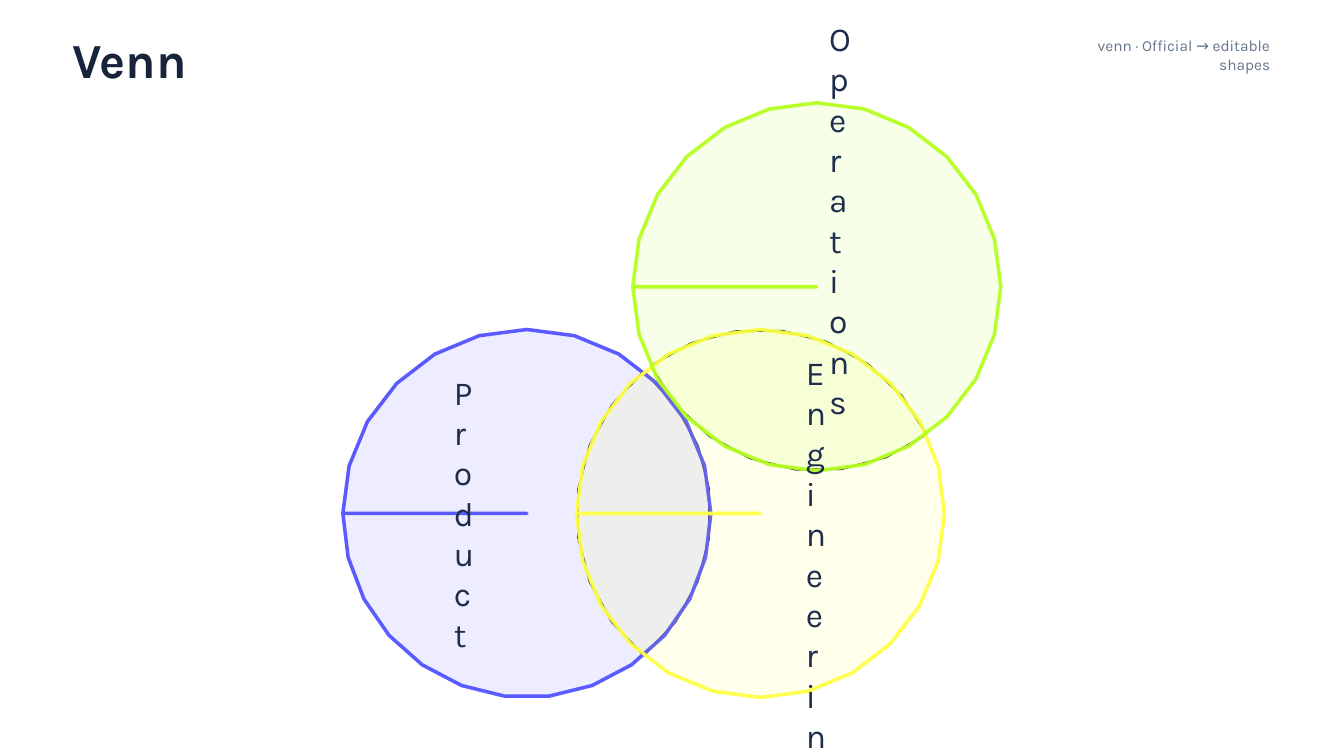
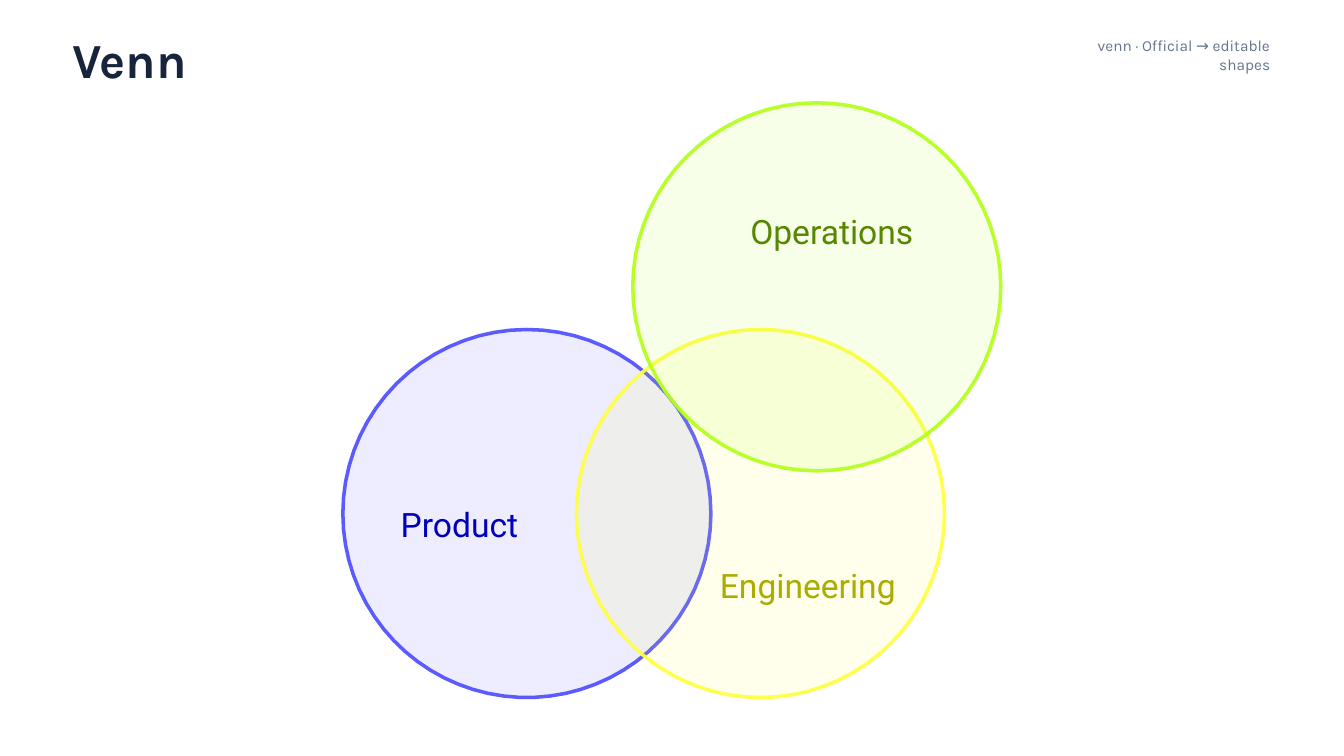
Before and after one commit to sci-gen/diagram-pptx, a slide deck: slide 26 of examples/mermaid-syntax/mermaid-11.16-gallery.pptx. Drawn at 1344x756 pixels with LibreOffice and Linux fonts; fonts in the diff are those of the drawing. Boxes give left, top, right and bottom in pixels: in the first picture for what was removed or moved away, otherwise in the second. Text is boxed around its words. In the diff, an @@ line names an element or a change of style, - is before the commit and + after.

```diff
--- a/examples/mermaid-syntax/mermaid-11.16-gallery.pptx
+++ b/examples/mermaid-syntax/mermaid-11.16-gallery.pptx
@@ text "Operations": place and size @@
-text "Operations" at (823,218,842,221)
+text "Operations" at (750,219,913,251)
@@ text "Operations" at (750,219,913,251): font Karla to Roboto, text colour #1F2D4D to #598600 @@
@@ outline redrawn in 3 elements at (577,330,945,698), (633,103,1001,471), (343,330,711,698) @@
@@ group removed at (578,331,927,656): 28 lines @@
@@ text "Product": place and size @@
-text "Product" at (453,511,466,514)
+text "Product" at (401,511,518,538)
@@ text "Product" at (401,511,518,538): font Karla to Roboto, text colour #1F2D4D to #0000B9 @@
@@ text "Engineering": place and size @@
-text "Engineering" at (798,573,818,576)
+text "Engineering" at (720,573,896,605)
@@ text "Engineering" at (720,573,896,605): font Karla to Roboto, text colour #1F2D4D to #ABAB00 @@
```
Also in this commit, not shown: 26 other slides changed, 35 other files.
